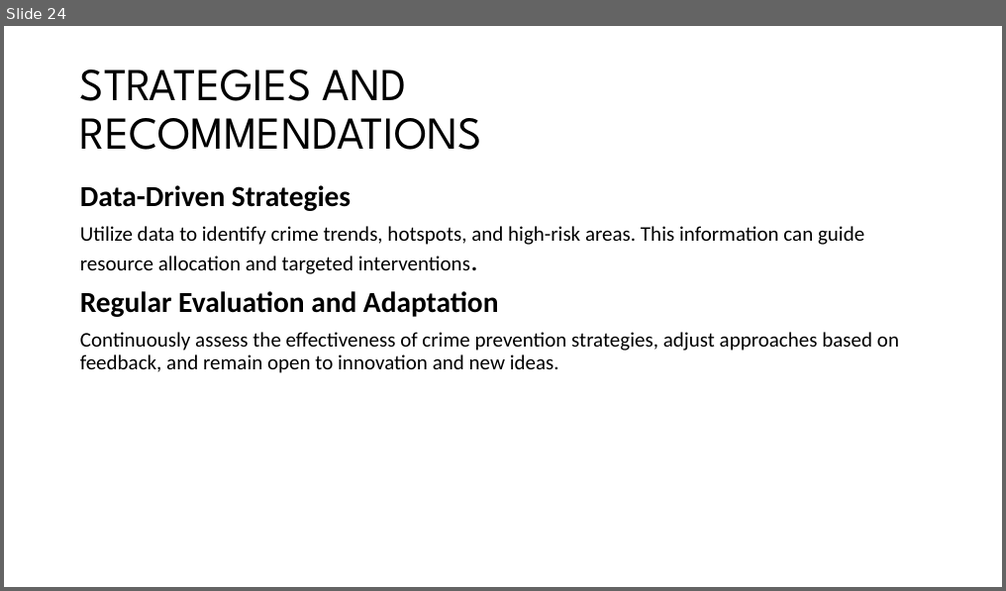
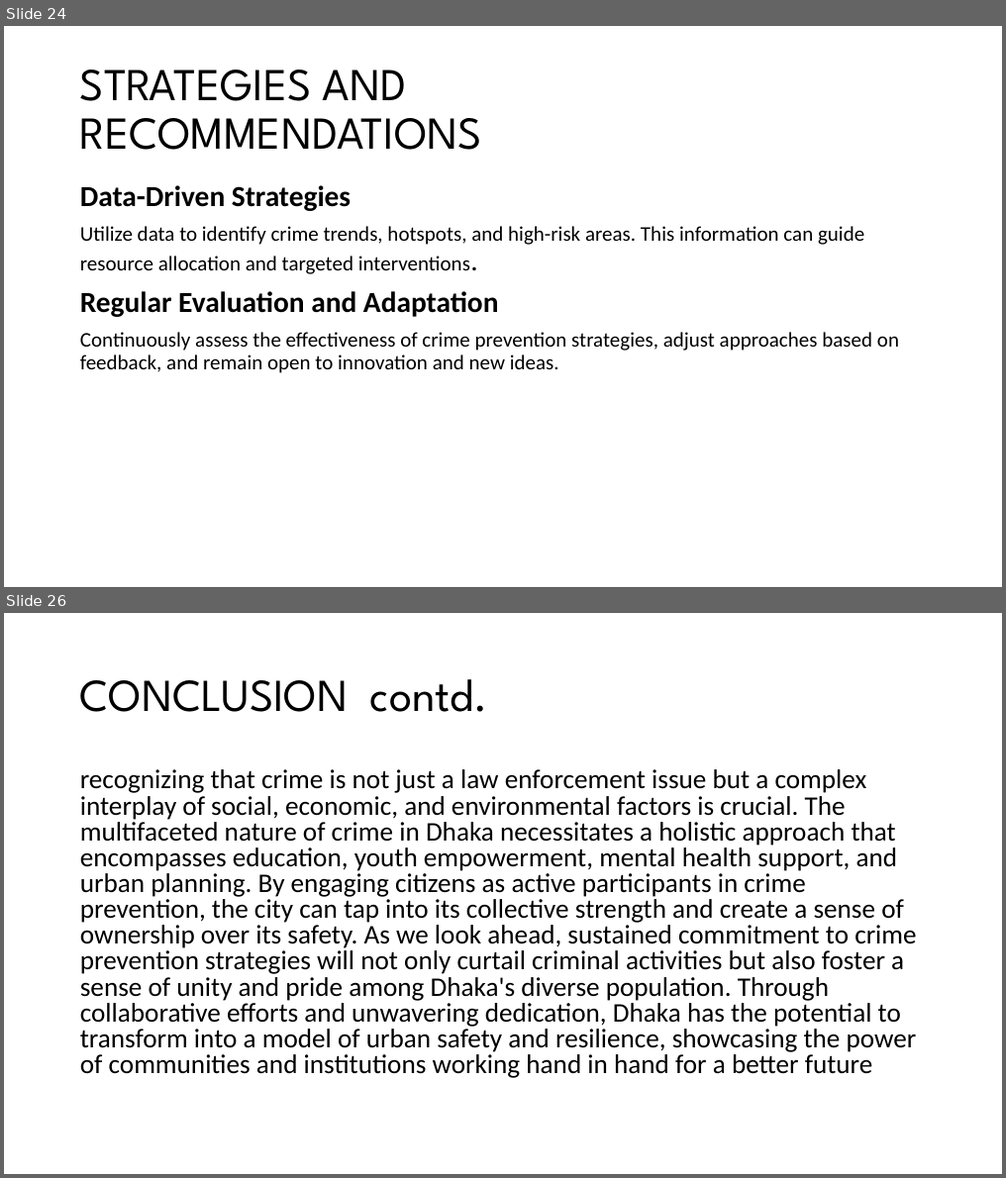
Before and after one commit to Tishat2247019/SUMMER-22-23, a slide deck: BGS/FINAL PRESENTATION/CRIME IN DHAKA CITY.pptx. Shown one above the other, each under a label of ours: slide 24 before the commit, slides 24 and 26 after it; the slides between them are not shown. The pictures are 1006x591 and 1006x1178 pixels, drawn with LibreOffice and Linux fonts; fonts in the diff are those of the drawing. Boxes give left, top, right and bottom in pixels: in the first picture for what was removed or moved away, otherwise in the second. Text is boxed around its words. In the diff, an @@ line names an element or a change of style, - is before the commit and + after.

Commit message:
added conclusion

```diff
--- a/BGS/FINAL PRESENTATION/CRIME IN DHAKA CITY.pptx
+++ b/BGS/FINAL PRESENTATION/CRIME IN DHAKA CITY.pptx
@@ slide 26 added at <box>4,613,1002,1174</box>, background #FFFFFF @@
@@ title added at <box>80,679,488,712</box>, 44 pt, text #000000 @@
+CONCLUSION contd.
@@ text added at <box>80,769,917,1078</box>, 25.9 pt, text #000000 @@
+recognizing that crime is not just a law enforcement issue but a complex interplay of social, economic, and environmental factors is crucial. The multifaceted nature of crime in Dhaka necessitates a holistic approach that encompasses education, youth empowerment, mental health support, and urban planning. By engaging citizens as active participants in crime prevention, the city can tap into its collective strength and create a sense of ownership over its safety. As we look ahead, sustained commitment to crime prevention strategies will not only curtail criminal activities but also foster a sense of unity and pride among Dhaka's diverse population. Through collaborative efforts and unwavering dedication, Dhaka has the potential to transform into a model of urban safety and resilience, showcasing the power of communities and institutions working hand in hand for a better future
```
Also in this commit, not shown: 2 slides changed, 2 other slides added.
